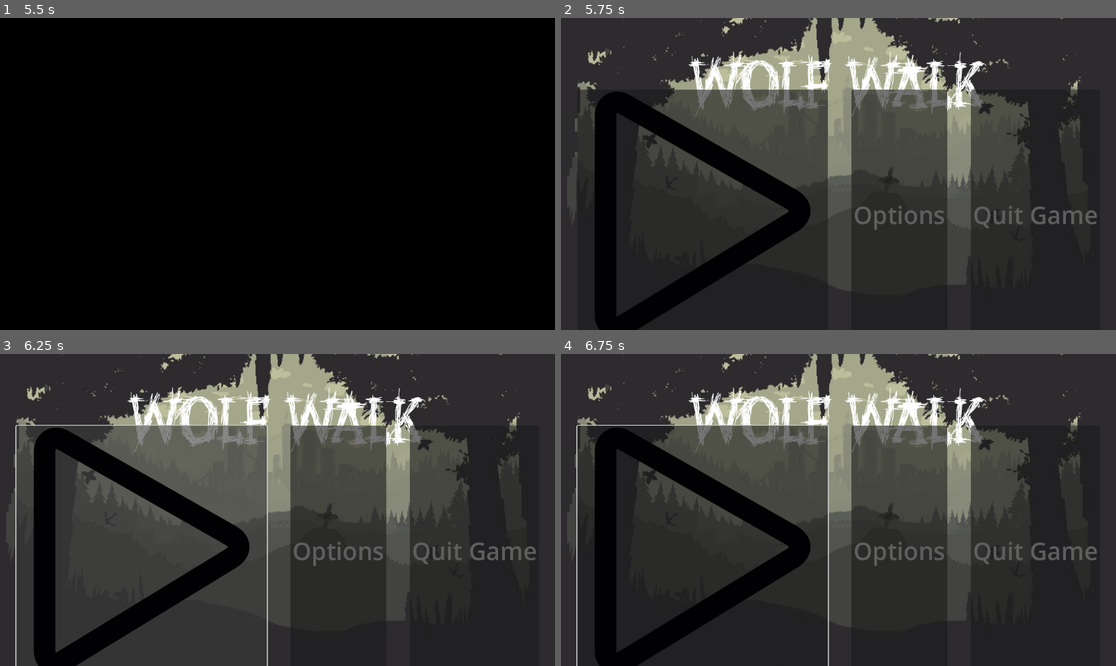
Above: before the commit, frames 1-4 (two rows, left to right).
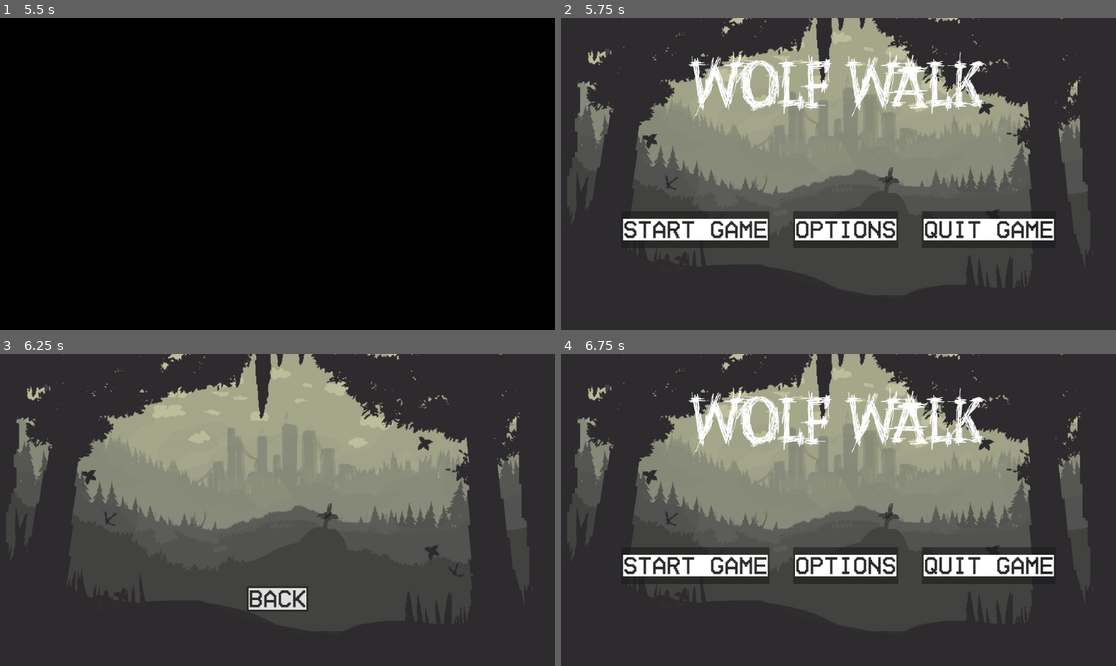
Above: after the commit, the same moments.

Repository: Webby1015/wolf-walk
Game: Godot game, scene res://Scenes/SplashScreenManager.tscn
Same seed, same stepped clock (60 frames per second), same inputs: the game is played once before the commit and once after it.
Inputs (mouse positions are in pixels of both pictures, inside the frame that each line leads up to):
- Up to frame 1 (5.5 s): tap Enter at 0.5, 3.5 s; move the mouse to (399, 158) at 0.52 s; move the mouse to (166, 189) at 1.27 s; move the mouse to (333, 105) at 2.02 s; tap Space at 2.75 s; move the mouse to (249, 236) at 2.77 s; move the mouse to (444, 220) at 3.52 s; move the mouse to (111, 127) at 4.27 s; move the mouse to (305, 174) at 5.02 s
- Up to frame 2 (5.75 s): no input
- Up to frame 3 (6.25 s): click (138, 550) at 5.77 s
- Up to frame 4 (6.75 s): click (838, 597) at 6.5 s, where only the run after the commit has a clickable "back"

Frame 1 is identical in both runs. In frame 2, 35% of the frame differs, in the area x 3-97%, y 22-100%; in frame 3, 31%; in frame 4, 35%, in the area x 2-97%, y 22-100%.

Commit message:
basic ui setup

Diff:
--- /dev/null
+++ b/Scenes/LevelSelection.tscn
@@ -0,0 +1,45 @@
+[gd_scene load_steps=5 format=3 uid="uid://ss4td8hfgmwy"]
+
+[ext_resource type="Script" uid="uid://ddgcpysvqrnsg" path="res://Scripts/level_selection.gd" id="1_4sppe"]
+[ext_resource type="Texture2D" uid="uid://cydnohtkyqag0" path="res://Assets/Level-background/Main_menu.jpg" id="1_uu1jp"]
+[ext_resource type="FontFile" uid="uid://kb47qdt1kowx" path="res://Assets/Fonts/HomeVideoBold-R90Dv.ttf" id="2_68pxg"]
+
+[sub_resource type="StyleBoxTexture" id="StyleBoxTexture_68pxg"]
+texture = ExtResource("1_uu1jp")
+
+[node name="Control" type="Control"]
+layout_mode = 3
+anchors_preset = 15
+anchor_right = 1.0
+anchor_bottom = 1.0
+grow_horizontal = 2
+grow_vertical = 2
+script = ExtResource("1_4sppe")
+
+[node name="Panel" type="Panel" parent="."]
+layout_mode = 1
+anchors_preset = 15
+anchor_right = 1.0
+anchor_bottom = 1.0
+grow_horizontal = 2
+grow_vertical = 2
+theme_override_styles/panel = SubResource("StyleBoxTexture_68pxg")
+
+[node name="back" type="Button" parent="."]
+layout_mode = 1
+anchors_preset = 8
+anchor_left = 0.5
+anchor_top = 0.5
+anchor_right = 0.5
+anchor_bottom = 0.5
+offset_left = -64.0
+offset_top = 157.5
+offset_right = 64.0
+offset_bottom = 210.5
+grow_horizontal = 2
+grow_vertical = 2
+theme_override_fonts/font = ExtResource("2_68pxg")
+theme_override_font_sizes/font_size = 50
+text = "back"
+
+[connection signal="pressed" from="back" to="." method="_on_back_pressed"]
--- a/Scenes/MainMenu.tscn
+++ b/Scenes/MainMenu.tscn
@@ -1,11 +1,15 @@
-[gd_scene load_steps=5 format=3 uid="uid://bo243xsagt5mp"]
+[gd_scene load_steps=8 format=3 uid="uid://bo243xsagt5mp"]
 
+[ext_resource type="Script" uid="uid://b05xex5jnvbp0" path="res://Scripts/main_menu.gd" id="1_ghw46"]
 [ext_resource type="Texture2D" uid="uid://cydnohtkyqag0" path="res://Assets/Level-background/Main_menu.jpg" id="1_tt5f1"]
 [ext_resource type="FontFile" uid="uid://dd6o246n81vep" path="res://Assets/Fonts/SuperRugged-4nBy9.ttf" id="2_853f1"]
-[ext_resource type="Texture2D" uid="uid://dlisj61lvcenq" path="res://Assets/main-menu-icons/play-button.png" id="3_8saeu"]
+[ext_resource type="FontFile" uid="uid://kb47qdt1kowx" path="res://Assets/Fonts/HomeVideoBold-R90Dv.ttf" id="3_8saeu"]
+[ext_resource type="AudioStream" uid="uid://c1bgbg5vdvhd8" path="res://Assets/Sounds/hoverOver.mp3" id="5_df05h"]
 
 [sub_resource type="StyleBoxTexture" id="StyleBoxTexture_853f1"]
 texture = ExtResource("1_tt5f1")
+
+[sub_resource type="StyleBoxEmpty" id="StyleBoxEmpty_8saeu"]
 
 [node name="Control" type="Control"]
 layout_mode = 3
@@ -14,6 +18,7 @@
 anchor_bottom = 1.0
 grow_horizontal = 2
 grow_vertical = 2
+script = ExtResource("1_ghw46")
 
 [node name="Panel" type="Panel" parent="."]
 layout_mode = 1
@@ -48,29 +53,44 @@
 anchor_top = 0.5
 anchor_right = 0.5
 anchor_bottom = 0.5
-offset_left = -424.0
-offset_top = 46.0
-offset_right = 424.0
-offset_bottom = 123.0
+offset_left = -451.0
+offset_top = 77.0
+offset_right = 451.0
+offset_bottom = 154.0
 grow_horizontal = 2
 grow_vertical = 2
 theme_override_constants/separation = 49
 
-[node name="Button" type="Button" parent="HBoxContainer"]
+[node name="StartButton" type="Button" parent="HBoxContainer"]
 layout_mode = 2
-tooltip_text = "Start Game"
-theme_override_colors/font_color = Color(0.374139, 0.374139, 0.374139, 1)
-theme_override_font_sizes/font_size = 0
-theme_override_icons/icon = ExtResource("3_8saeu")
+theme_override_colors/font_color = Color(1, 1, 1, 1)
+theme_override_fonts/font = ExtResource("3_8saeu")
+theme_override_font_sizes/font_size = 50
+theme_override_styles/focus = SubResource("StyleBoxEmpty_8saeu")
+text = "Start Game"
 
-[node name="Button2" type="Button" parent="HBoxContainer"]
+[node name="OptionsButton" type="Button" parent="HBoxContainer"]
 layout_mode = 2
-theme_override_colors/font_color = Color(0.374139, 0.374139, 0.374139, 1)
+theme_override_colors/font_color = Color(1, 1, 1, 1)
+theme_override_fonts/font = ExtResource("3_8saeu")
 theme_override_font_sizes/font_size = 50
+theme_override_styles/focus = SubResource("StyleBoxEmpty_8saeu")
 text = "Options"
 
-[node name="Button3" type="Button" parent="HBoxContainer"]
+[node name="QuitButton" type="Button" parent="HBoxContainer"]
 layout_mode = 2
-theme_override_colors/font_color = Color(0.374139, 0.374139, 0.374139, 1)
+theme_override_colors/font_color = Color(1, 1, 1, 1)
+theme_override_fonts/font = ExtResource("3_8saeu")
 theme_override_font_sizes/font_size = 50
+theme_override_styles/focus = SubResource("StyleBoxEmpty_8saeu")
 text = "Quit Game"
+
+[node name="HoverSound" type="AudioStreamPlayer" parent="."]
+stream = ExtResource("5_df05h")
+
+[connection signal="mouse_entered" from="HBoxContainer/StartButton" to="." method="_on_start_mouse_entered"]
+[connection signal="pressed" from="HBoxContainer/StartButton" to="." method="_on_start_pressed"]
+[connection signal="mouse_entered" from="HBoxContainer/OptionsButton" to="." method="_on_options_mouse_entered"]
+[connection signal="pressed" from="HBoxContainer/OptionsButton" to="." method="_on_options_pressed"]
+[connection signal="mouse_entered" from="HBoxContainer/QuitButton" to="." method="_on_button_3_mouse_entered"]
+[connection signal="pressed" from="HBoxContainer/QuitButton" to="." method="_on_quit_pressed"]
--- /dev/null
+++ b/Scenes/Options.tscn
@@ -0,0 +1,45 @@
+[gd_scene load_steps=5 format=3 uid="uid://b3hmh8upxlg8x"]
+
+[ext_resource type="Script" uid="uid://vot3tmfadcni" path="res://Scripts/options.gd" id="1_5hy3q"]
+[ext_resource type="Texture2D" uid="uid://cydnohtkyqag0" path="res://Assets/Level-background/Main_menu.jpg" id="1_qqnya"]
+[ext_resource type="FontFile" uid="uid://kb47qdt1kowx" path="res://Assets/Fonts/HomeVideoBold-R90Dv.ttf" id="2_hg628"]
+
+[sub_resource type="StyleBoxTexture" id="StyleBoxTexture_hg628"]
+texture = ExtResource("1_qqnya")
+
+[node name="Control" type="Control"]
+layout_mode = 3
+anchors_preset = 15
+anchor_right = 1.0
+anchor_bottom = 1.0
+grow_horizontal = 2
+grow_vertical = 2
+script = ExtResource("1_5hy3q")
+
+[node name="Panel" type="Panel" parent="."]
+layout_mode = 1
+anchors_preset = 15
+anchor_right = 1.0
+anchor_bottom = 1.0
+grow_horizontal = 2
+grow_vertical = 2
+theme_override_styles/panel = SubResource("StyleBoxTexture_hg628")
+
+[node name="back" type="Button" parent="."]
+layout_mode = 1
+anchors_preset = 8
+anchor_left = 0.5
+anchor_top = 0.5
+anchor_right = 0.5
+anchor_bottom = 0.5
+offset_left = -64.0
+offset_top = 167.0
+offset_right = 64.0
+offset_bottom = 220.0
+grow_horizontal = 2
+grow_vertical = 2
+theme_override_fonts/font = ExtResource("2_hg628")
+theme_override_font_sizes/font_size = 50
+text = "Back"
+
+[connection signal="pressed" from="back" to="." method="_on_back_pressed"]
--- /dev/null
+++ b/Scenes/musicManager.tscn
@@ -0,0 +1,6 @@
+[gd_scene load_steps=2 format=3 uid="uid://bu1mfubse8wds"]
+
+[ext_resource type="Script" uid="uid://dvy7s6fo8yvkp" path="res://Scripts/music_manager.gd" id="1_7lg80"]
+
+[node name="AudioStreamPlayer" type="AudioStreamPlayer"]
+script = ExtResource("1_7lg80")
--- /dev/null
+++ b/Scripts/bg_sound.gd
@@ -0,0 +1,9 @@
+extends AudioStreamPlayer
+
+func _ready():
+	play()
+
+func _process(delta):
+
+	if not playing:
+		play()
--- /dev/null
+++ b/Scripts/level_selection.gd
@@ -0,0 +1,5 @@
+extends Control
+
+
+func _on_back_pressed() -> void:
+	get_tree().change_scene_to_file("res://Scenes/MainMenu.tscn")
--- /dev/null
+++ b/Scripts/main_menu.gd
@@ -0,0 +1,24 @@
+extends Control
+
+
+
+func _on_start_pressed() -> void:
+	get_tree().change_scene_to_file("res://Scenes/LevelSelection.tscn")
+
+
+func _on_options_pressed() -> void:
+	get_tree().change_scene_to_file("res://Scenes/Options.tscn")
+
+
+func _on_quit_pressed() -> void:
+	get_tree().quit()
+
+
+func _on_start_mouse_entered() -> void:
+	$HoverSound.play()
+
+func _on_options_mouse_entered() -> void:
+	$HoverSound.play()
+
+func _on_button_3_mouse_entered() -> void:
+	$HoverSound.play()
--- /dev/null
+++ b/Scripts/music_manager.gd
@@ -0,0 +1,13 @@
+extends AudioStreamPlayer
+
+const bgmusic = preload("res://Assets/Sounds/gameBackground.mp3")
+
+func _play_music(music:AudioStream,volume = 0.0) :
+	if stream == music:
+		return
+	stream = music
+	volume_db = volume
+	play()
+
+func play_bg_music():
+	_play_music(bgmusic)
--- /dev/null
+++ b/Scripts/options.gd
@@ -0,0 +1,5 @@
+extends Control
+
+
+func _on_back_pressed() -> void:
+	get_tree().change_scene_to_file("res://Scenes/MainMenu.tscn")
--- a/Scripts/splash_screen_manager.gd
+++ b/Scripts/splash_screen_manager.gd
@@ -9,6 +9,7 @@
 @onready var splash_screen: TextureRect = $CenterContainer/TextureRect
 
 func _ready() -> void:
+	MusicManager.play_bg_music()
 	fade()
 
 func fade() -> void:
--- a/project.godot
+++ b/project.godot
@@ -17,3 +17,7 @@
 boot_splash/show_image=false
 boot_splash/fullsize=false
 config/icon="uid://twa6dew3vbay"
+
+[autoload]
+
+MusicManager="*res://Scenes/musicManager.tscn"
Binary file added: Assets/Fonts/HomeVideoBold-R90Dv.ttf
Not shown, added: Assets/Fonts/HomeVideoBold-R90Dv.ttf.import
Not shown, removed: Assets/Fonts/info.txt
Not shown, added: Assets/Sounds/gameBackground.mp3.import
Not shown, added: Assets/Sounds/hoverOver.mp3.import
Not shown, added: Scripts/bg_sound.gd.uid
Not shown, added: Scripts/level_selection.gd.uid
Not shown, added: Scripts/main_menu.gd.uid
Not shown, added: Scripts/music_manager.gd.uid
Not shown, added: Scripts/options.gd.uid
Not shown, added: Assets/Sounds/gameBackground.mp3
Not shown, added: Assets/Sounds/hoverOver.mp3
